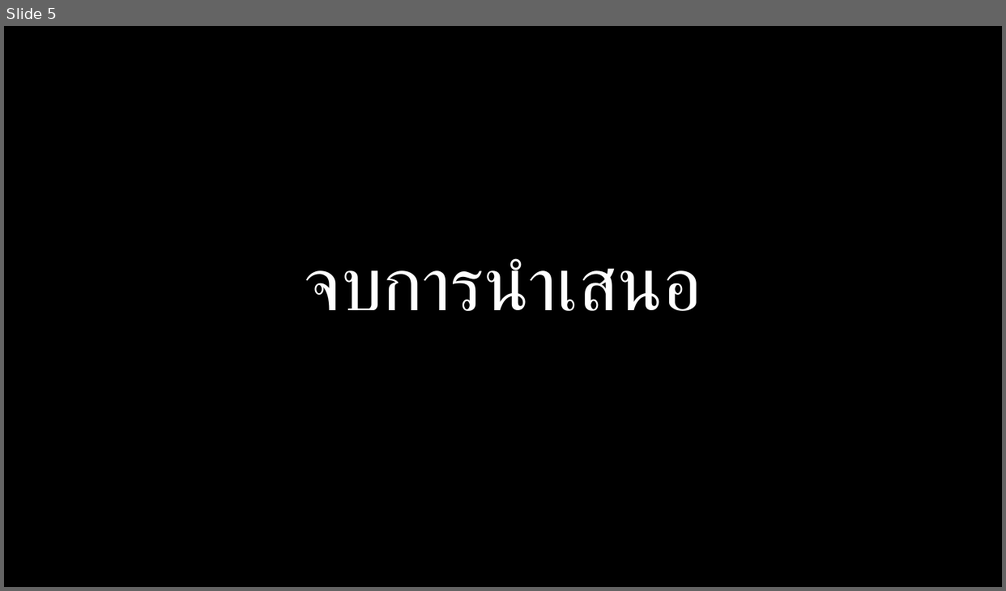
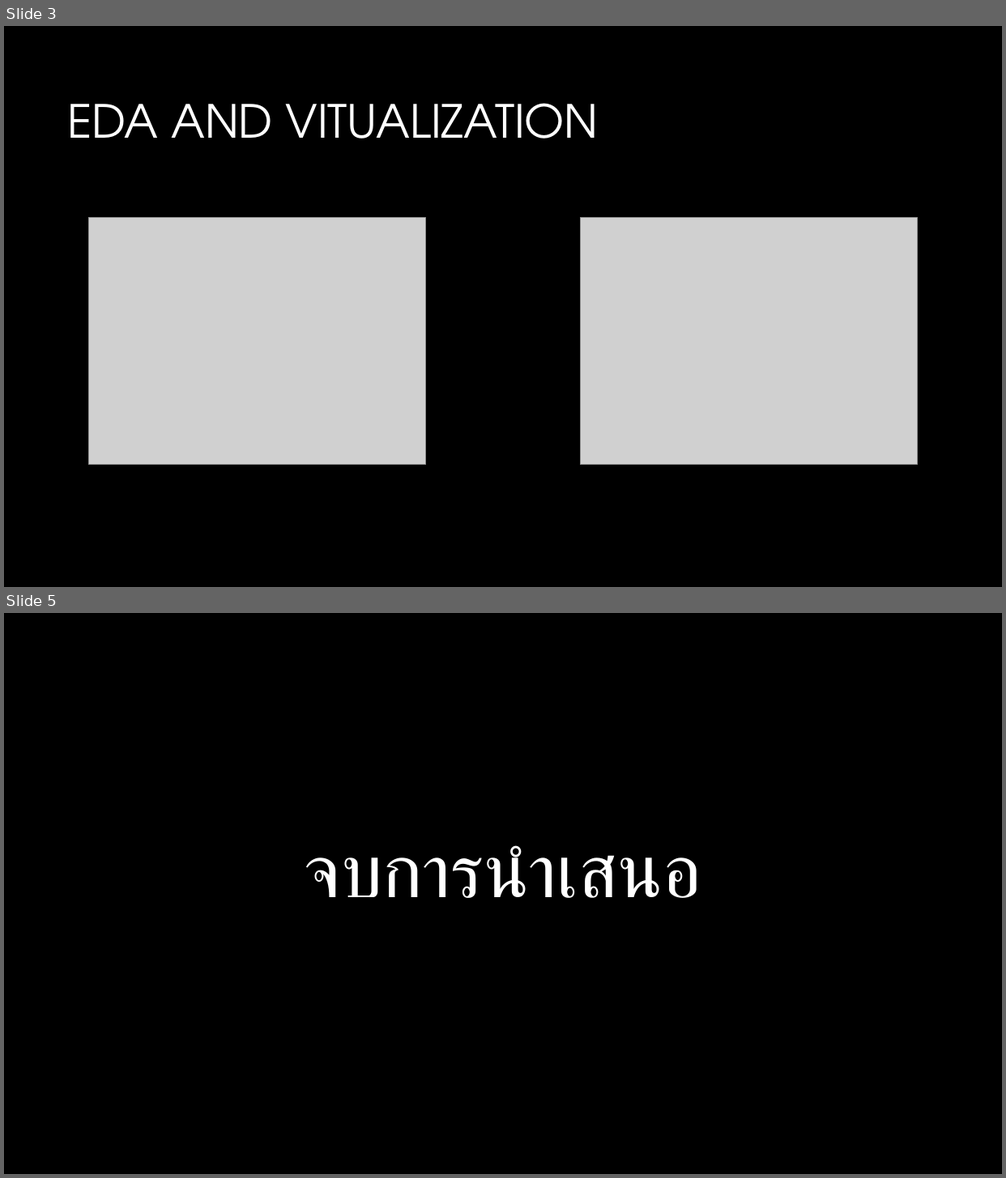
Before and after one commit to chindanaiGame/Machine-Learning-Project, a slide deck: Medical Insurance Cost.pptx. Shown one above the other, each under a label of ours: slide 5 before the commit, slides 3 and 5 after it; the slides between them are not shown. The pictures are 1006x591 and 1006x1178 pixels, drawn with LibreOffice and Linux fonts; fonts in the diff are those of the drawing; grey boxes stand for pictures; background and template pictures are left out. Boxes give left, top, right and bottom in pixels: in the first picture for what was removed or moved away, otherwise in the second. Text is boxed around its words. In the diff, an @@ line names an element or a change of style, - is before the commit and + after.

```diff
--- a/Medical Insurance Cost.pptx
+++ b/Medical Insurance Cost.pptx
@@ slide 3 added at (4, 26, 1002, 587), background #000000 @@
@@ title added at (68, 103, 599, 139), 44 pt, text #FFFFFF @@
+EDA AND VITUALIZATION
@@ picture added at (88, 218, 425, 465) @@
@@ picture added at (581, 218, 918, 465) @@
```
Also in this commit, not shown: 1 other slide added, 2 slides removed.
